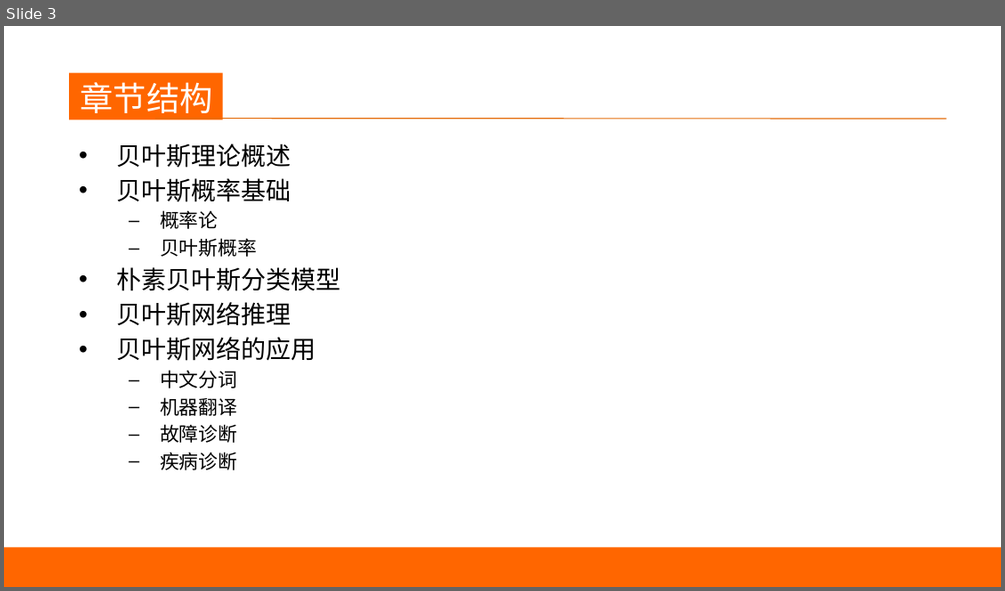
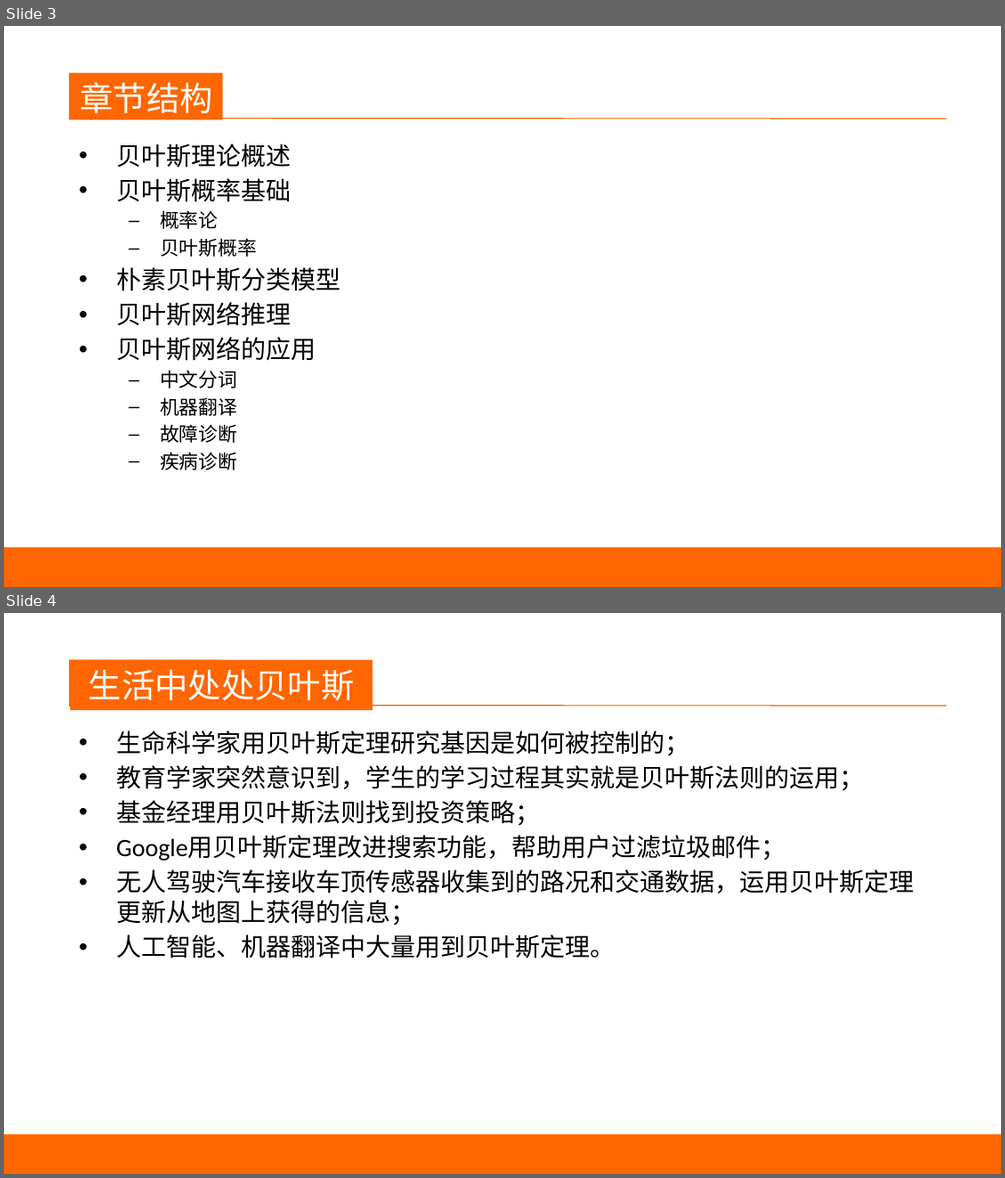
Before and after one commit to happyfaye/AIforJmuNet, a slide deck: 教学资料/机器学习/机器学习-贝叶斯网络.pptx. Shown one above the other, each under a label of ours: slide 3 before the commit, slides 3 and 4 after it. The pictures are 1005x591 and 1005x1178 pixels, drawn with LibreOffice and Linux fonts; fonts in the diff are those of the drawing. Boxes give left, top, right and bottom in pixels: in the first picture for what was removed or moved away, otherwise in the second. Text is boxed around its words. In the diff, an @@ line names an element or a change of style, - is before the commit and + after.

```diff
--- a/教学资料/机器学习/机器学习-贝叶斯网络.pptx
+++ b/教学资料/机器学习/机器学习-贝叶斯网络.pptx
@@ slide 4 added at bbox=[4, 613, 1001, 1174], background #FFFFFF @@
@@ rectangle added at bbox=[69, 660, 222, 706], fill #FF6600 @@
@@ rectangle added at bbox=[70, 660, 372, 710], fill #FF6600, 24 pt, text #FFFFFF @@
+生活中处处贝叶斯
@@ line added from (155, 706) to (946, 706), #E46C0A 0.75 pt @@
@@ text added at bbox=[116, 730, 914, 958], 18 pt, text #000000 @@
+• 生命科学家用贝叶斯定理研究基因是如何被控制的；
+• 教育学家突然意识到，学生的学习过程其实就是贝叶斯法则的运用；
+• 基金经理用贝叶斯法则找到投资策略；
+• Google用贝叶斯定理改进搜索功能，帮助用户过滤垃圾邮件；
+• 无人驾驶汽车接收车顶传感器收集到的路况和交通数据，运用贝叶斯定理更新从地图上获得的信息；
+• 人工智能、机器翻译中大量用到贝叶斯定理。
@@ rectangle added at bbox=[4, 1135, 1001, 1174], fill #FF6600 @@
```
Also in this commit, not shown: 5 slides changed, 2 other slides added, 39 other files.
